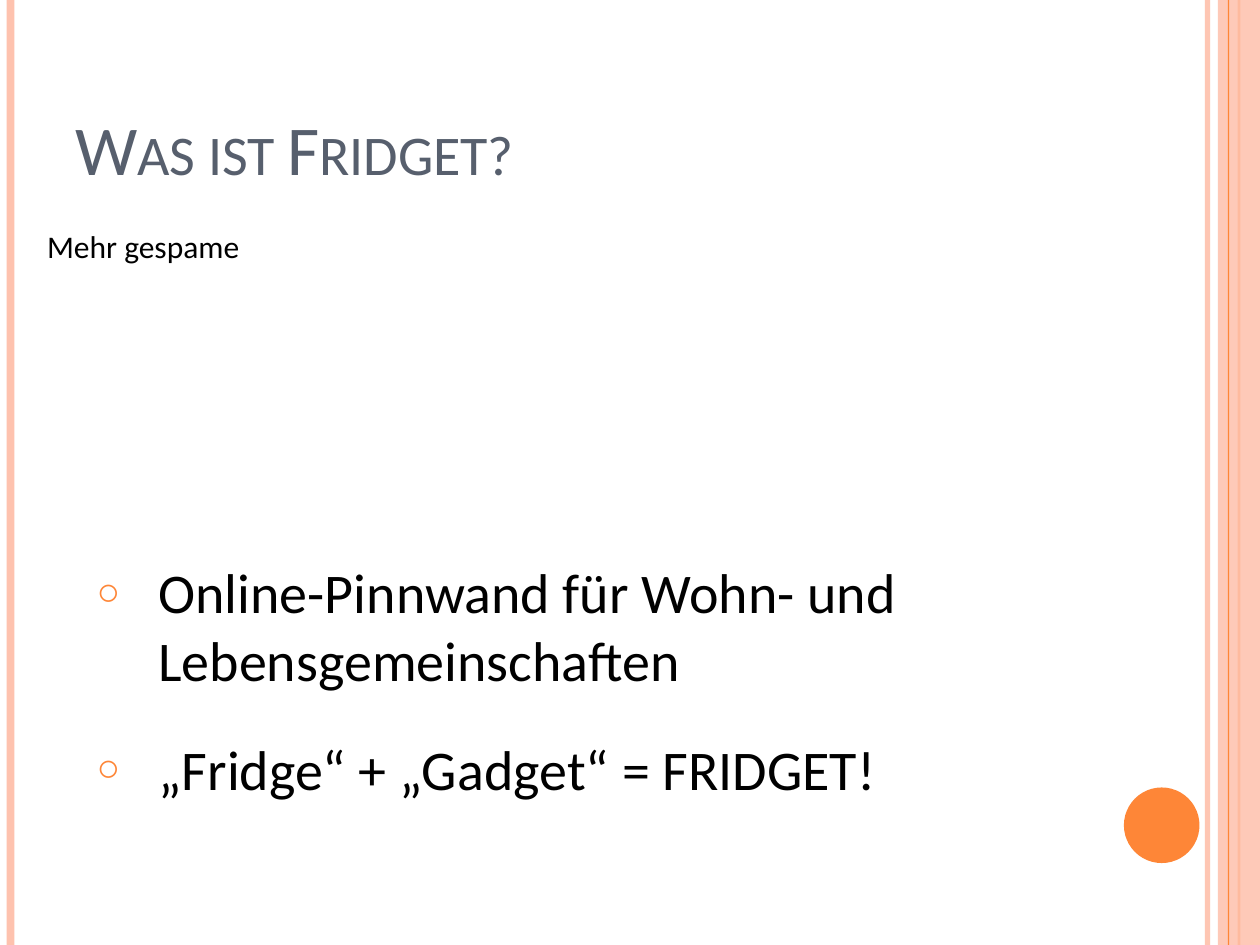
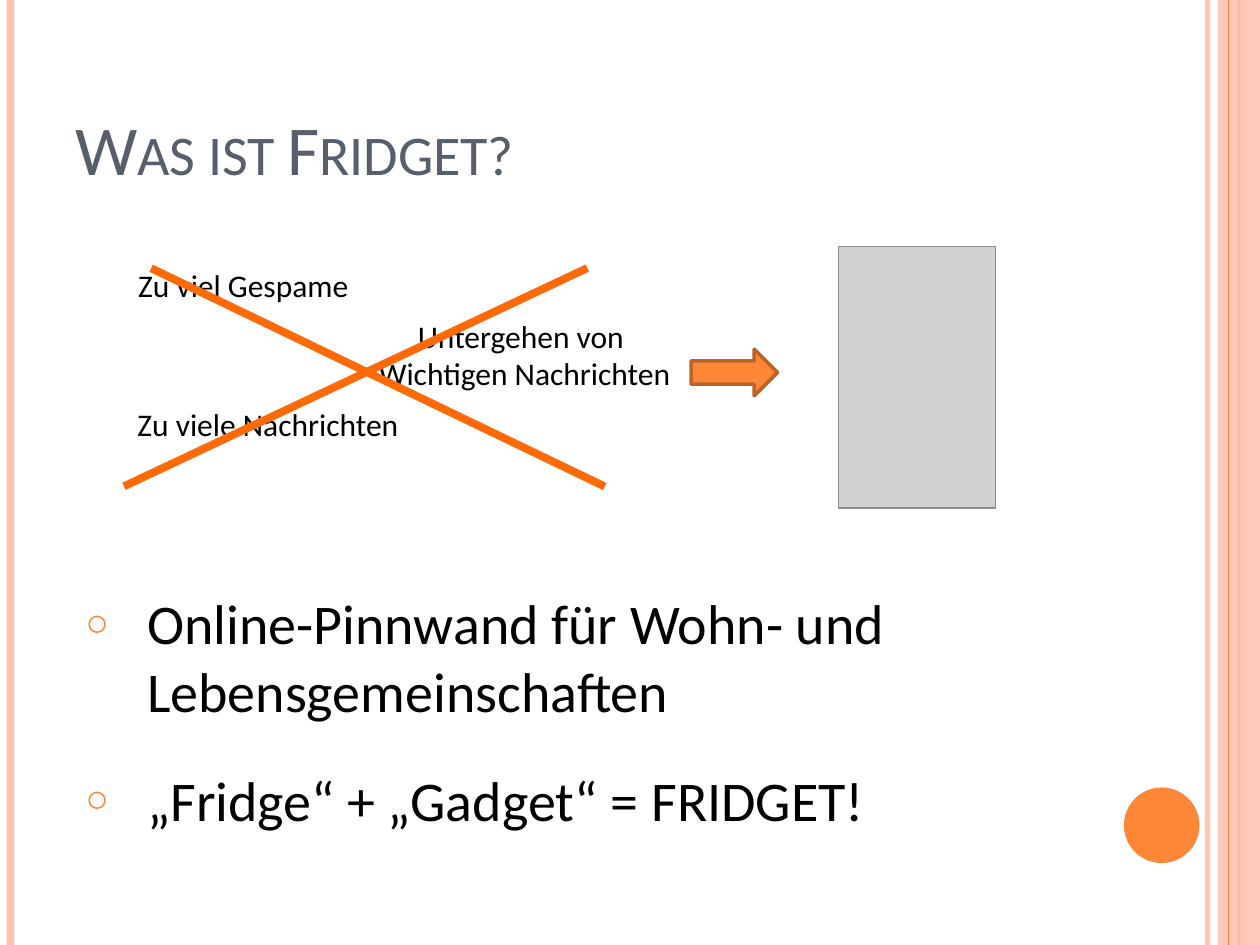
Before and after one commit to YuKitAs/fridget-android, a slide deck: slide 3 of documentation/Abschluss/Abschlusspräsentation.pptx. Drawn at 1260x945 pixels with LibreOffice and Linux fonts; fonts in the diff are those of the drawing; grey boxes stand for pictures. Boxes give left, top, right and bottom in pixels: in the first picture for what was removed or moved away, otherwise in the second. Text is boxed around its words. In the diff, an @@ line names an element or a change of style, - is before the commit and + after.

```diff
--- a/documentation/Abschluss/Abschlusspräsentation.pptx
+++ b/documentation/Abschluss/Abschlusspräsentation.pptx
@@ line added from (587, 268) to (123, 486), #FF6B0A 4.5 pt @@
@@ line added from (151, 268) to (605, 486), #FF6B0A 4.5 pt @@
@@ picture added at <box>838,246,995,508</box> @@
@@ text at <box>138,270,348,304</box>: text changed @@
-Mehr gespame
+Zu viel Gespame
@@ text added at <box>379,321,670,393</box>, 18 pt, text #000000 @@
+Untergehen von
+Wichtigen Nachrichten
@@ right arrow added at <box>692,349,779,396</box>, fill #FE8637, outline #BC6329 2 pt @@
@@ text added at <box>137,410,398,444</box>, 18 pt, text #000000 @@
+Zu viele Nachrichten
@@ text "Online-Pinnwand für Wohn- und Lebensgemeinschaften": place and size @@
-text "Online-Pinnwand für Wohn- und Lebensgemeinschaften" at <box>158,574,895,800</box>
+text "Online-Pinnwand für Wohn- und Lebensgemeinschaften" at <box>147,605,884,831</box>
```
Also in this commit, not shown: 5 other slides changed.
